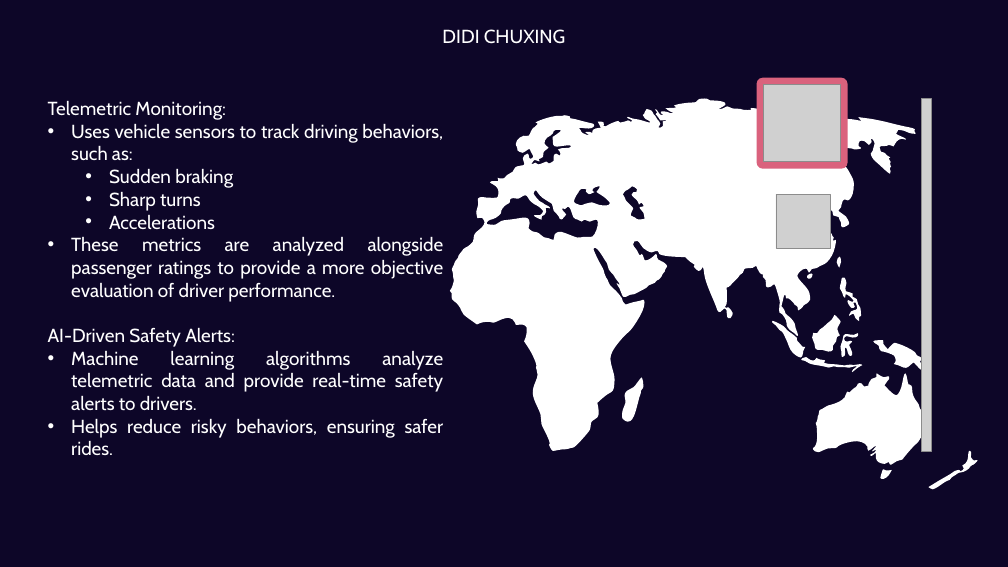
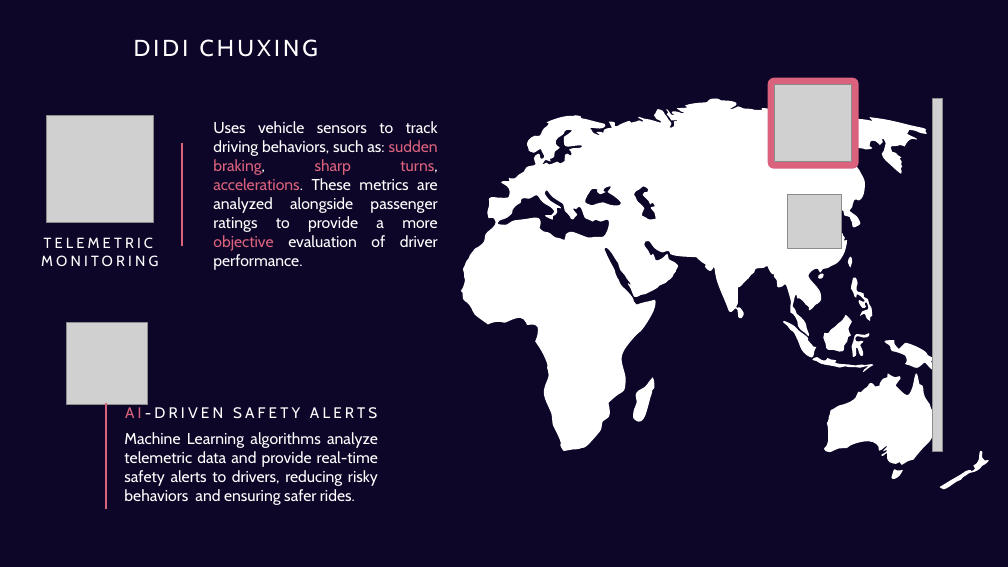
Before and after one commit to GiuseppeSoriano/MoodPilot, a slide deck: slide 11 of Idea/Idea_Presentation.pptx. Drawn at 1008x567 pixels with LibreOffice and Linux fonts; fonts in the diff are those of the drawing; grey boxes stand for pictures. Boxes give left, top, right and bottom in pixels: in the first picture for what was removed or moved away, otherwise in the second. Text is boxed around its words. In the diff, an @@ line names an element or a change of style, - is before the commit and + after.

```diff
--- a/Idea/Idea_Presentation.pptx
+++ b/Idea/Idea_Presentation.pptx
@@ text "DIDI CHUXING": place and size @@
-text "DIDI CHUXING" at (442, 29, 566, 44)
+text "DIDI CHUXING" at (134, 39, 318, 57)
@@ text "DIDI CHUXING" at (134, 39, 318, 57): size 18 to 22 pt, letter spacing 0 to 3 pt @@
@@ picture added at (46, 115, 154, 222) @@
@@ line added from (182, 247) to (182, 143), #DA627D 2.25 pt @@
@@ text at (213, 121, 438, 270): text changed; size 18 to 15 pt @@
-Telemetric Monitoring:
-• Uses vehicle sensors to track driving behaviors, such as:
-  • Sudden braking
-  • Sharp turns
-  • Accelerations
-• These metrics are analyzed alongside passenger ratings to provide a more objective evaluation of driver performance.
-AI-Driven Safety Alerts:
-• Machine learning algorithms analyze telemetric data and provide real-time safety alerts to drivers.
-• Helps reduce risky behaviors, ensuring safer rides.
+Uses vehicle sensors to track driving behaviors, such as: sudden braking, sharp turns, accelerations. These metrics are analyzed alongside passenger ratings to provide a more objective evaluation of driver performance.
@@ text added at (41, 237, 158, 266), 14 pt, text #FFFFFF @@
+TELEMETRIC MONITORING
@@ group added at (67, 323, 378, 510): 2 texts, 1 picture, 1 line @@
+AI-DRIVEN SAFETY ALERTS
+Machine Learning algorithms analyze telemetric data and provide real-time safety alerts to drivers, reducing risky behaviors and ensuring safer rides.
@@ 13 freeform shapes, 3 pictures, 1 rounded rectangle: place and size @@
-13 freeform shapes, 3 pictures, 1 rounded rectangle at (451, 78, 979, 489)
+13 freeform shapes, 3 pictures, 1 rounded rectangle at (461, 78, 990, 489)
```
Also in this commit, not shown: 1 other slide changed, 2 other files.
